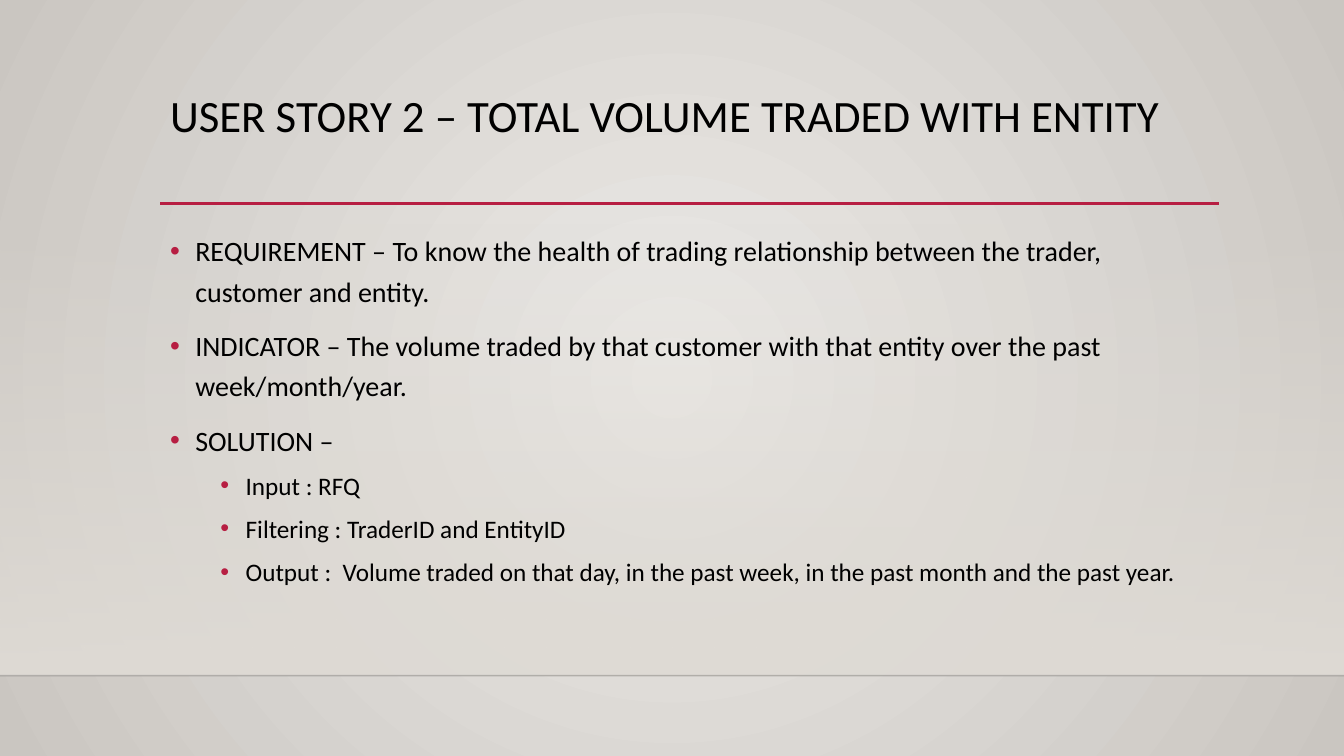
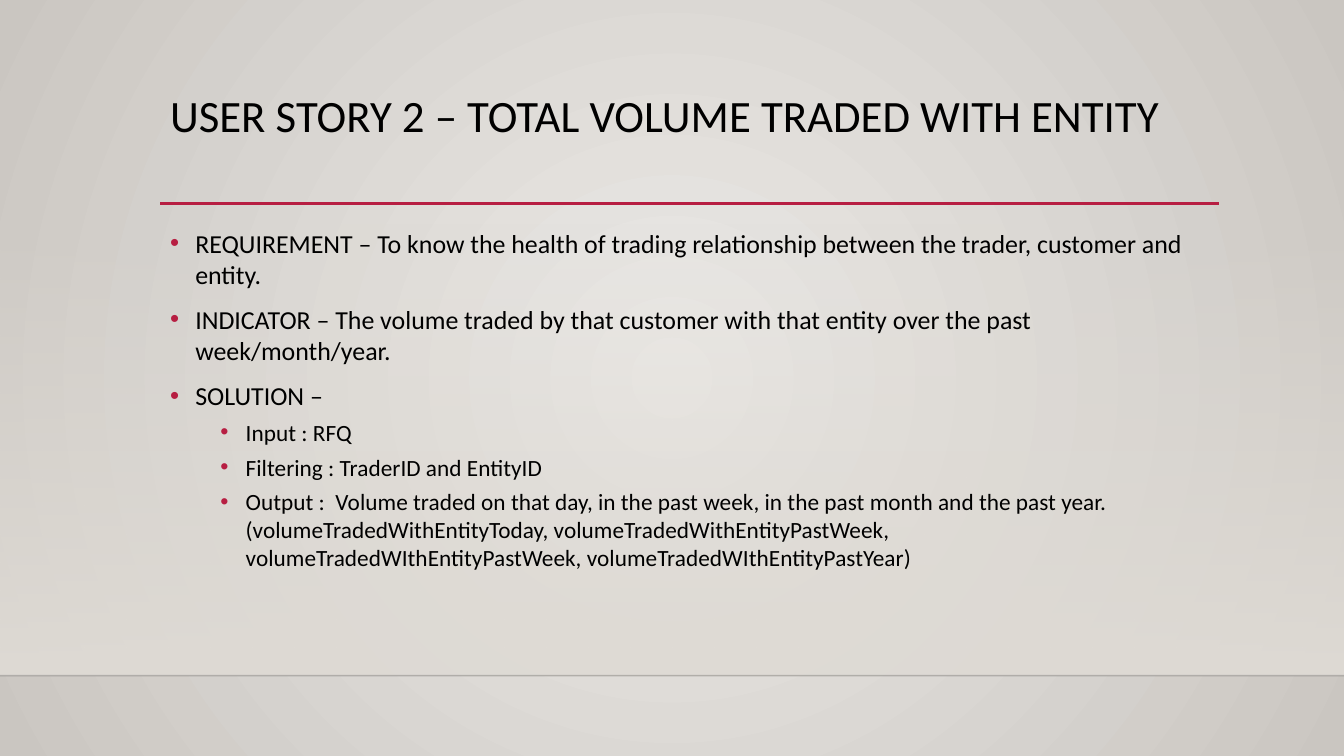
Before and after one commit to im-pratham/Stock-Trading-Platform, a slide deck: slide 11 of Presentation-Template.pptx. Drawn at 1344x756 pixels with LibreOffice and Linux fonts; fonts in the diff are those of the drawing; background and template pictures are left out. Boxes give left, top, right and bottom in pixels: in the first picture for what was removed or moved away, otherwise in the second. Text is boxed around its words. In the diff, an @@ line names an element or a change of style, - is before the commit and + after.

```diff
--- a/Presentation-Template.pptx
+++ b/Presentation-Template.pptx
@@ text at [195, 235, 1182, 480]: size 20 to 18.5 pt in "REQUIREMENT – To know the health of ...", "INDICATOR – The volume traded by that ...", "SOLUTION –"; size 18 to 16.6 pt in "Input : RFQ", "Filtering : TraderID and EntityID"; line spacing 1.2 to 1 @@
@@ text at [246, 494, 1106, 570]: text changed; size 18 to 16.6 pt @@
-  • Output : Volume traded on that day, in the past week, in the past month and the past year.
+  • Output : Volume traded on that day, in the past week, in the past month and the past year. (volumeTradedWithEntityToday, volumeTradedWithEntityPastWeek, volumeTradedWIthEntityPastWeek, volumeTradedWIthEntityPastYear)
```
Also in this commit, not shown: 12 other slides changed, 1 slide added, 1 slide removed.
